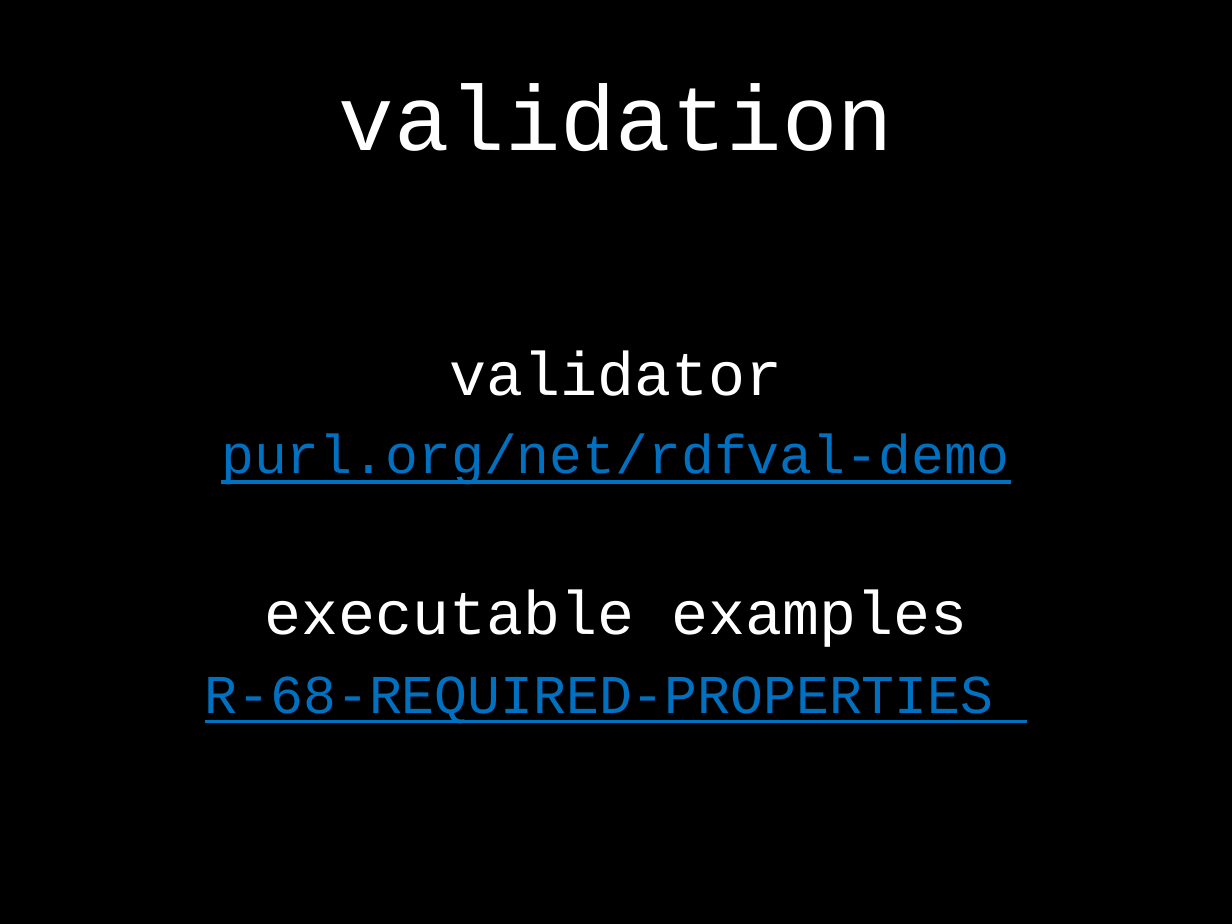
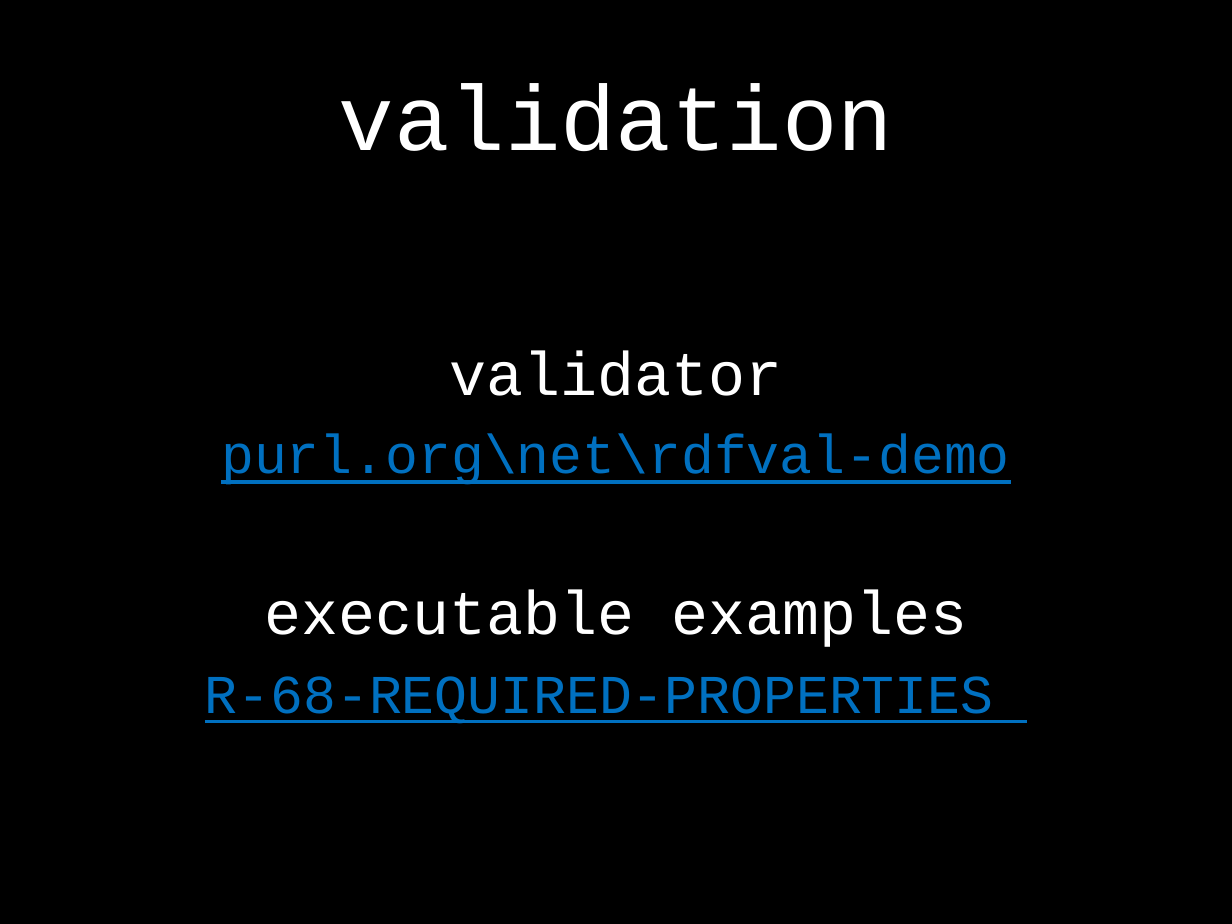
Before and after one commit to boschthomas/rdf-validation-research, a slide deck: slide 10 of presentations/Bosch, Eckert. Requirements on RDF Constraint Formulation and Validation (DC 2014).pptx. Drawn at 1232x924 pixels with LibreOffice and Linux fonts; fonts in the diff are those of the drawing. Boxes give left, top, right and bottom in pixels: in the first picture for what was removed or moved away, otherwise in the second. Text is boxed around its words. In the diff, an @@ line names an element or a change of style, - is before the commit and + after.

Commit message:
presentations

```diff
--- a/presentations/Bosch, Eckert. Requirements on RDF Constraint Formulation and Validation (DC 2014).pptx
+++ b/presentations/Bosch, Eckert. Requirements on RDF Constraint Formulation and Validation (DC 2014).pptx
@@ text at <box>221,434,1010,485</box>: text changed @@
-purl.org/net/rdfval-demo
+purl.org\net\rdfval-demo
```
Also in this commit, not shown: 1 other slide changed, 2 other files.
